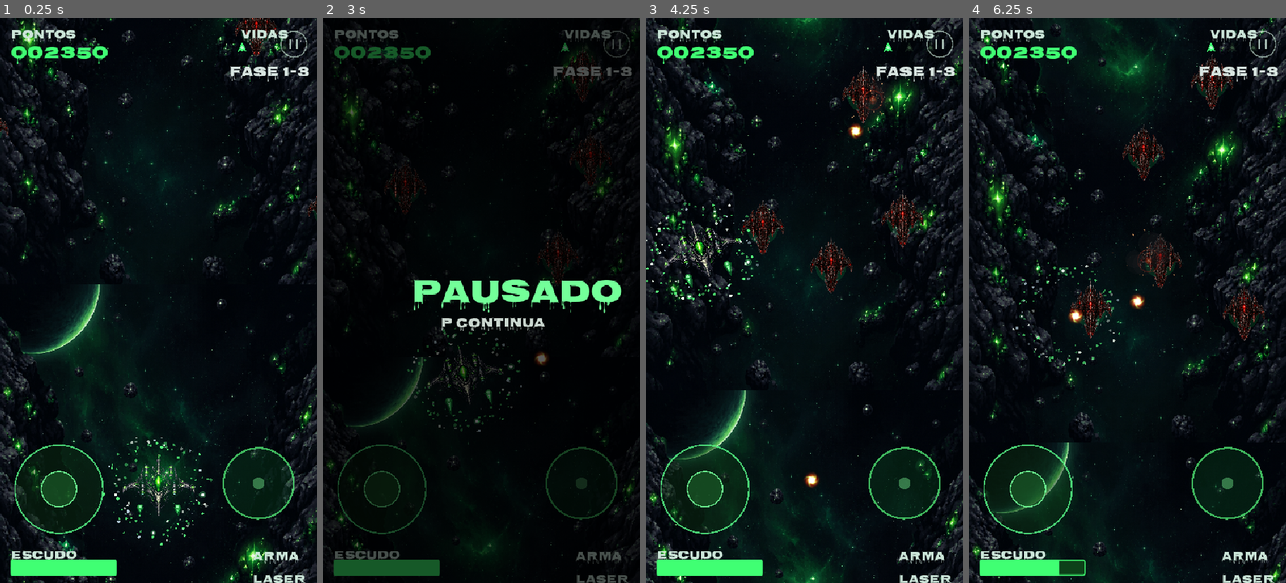
Above: before the commit, frames 1-4 (left to right).
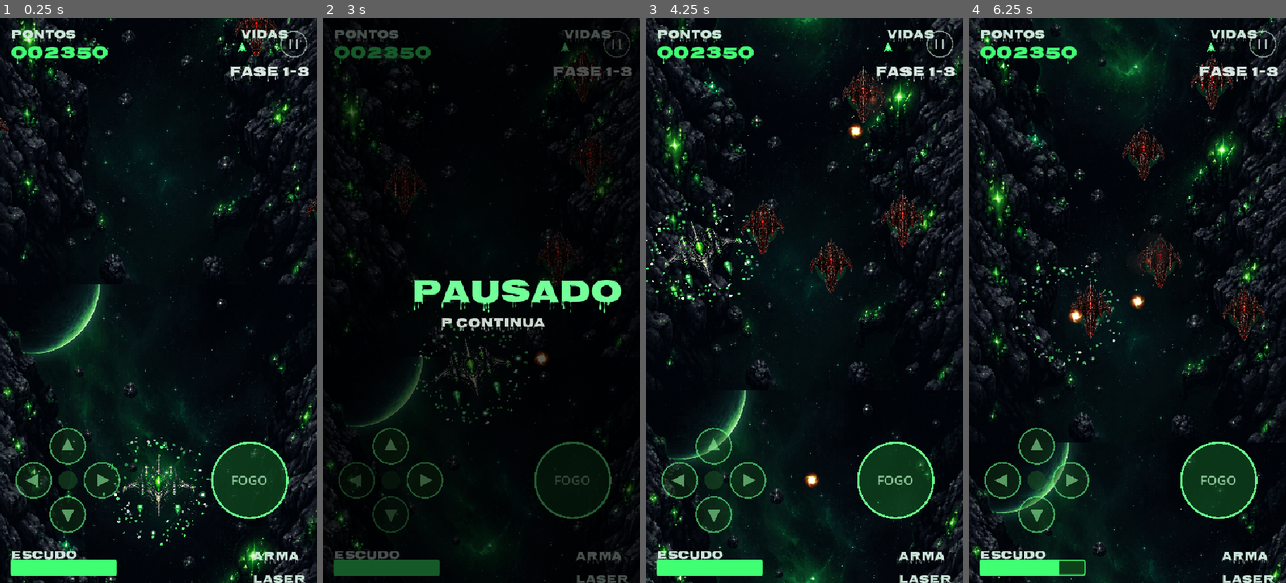
Above: after the commit, the same moments.

Repository: 4frogo/alien-field
Game: Godot game, scene res://scenes/Main.tscn
The game is run twice, just before and just after one commit, with the same random seed, the same clock (stepped at 60 frames per second) and the same inputs.
Inputs (mouse positions are in pixels of both pictures, inside the frame that each line leads up to):
- Up to frame 1 (0.25 s): no input
- Up to frame 2 (3 s): tap Enter at 0.5 s; move the mouse to (551, 272) at 0.52 s; hold D 0.53-1.25 s; tap P at 0.6 s; click (551, 272) at 0.67 s; drag from (418, 328) to (465, 413) at 1.27 s; move the mouse to (513, 176) at 2.02 s; hold D 2.03-2.75 s; hold Enter 2.03-2.75 s; drag from (465, 413) to (386, 215) at 2.77 s
- Up to frame 3 (4.25 s): move the mouse to (899, 385) at 3.52 s; hold A from 3.53 s (still down); tap P at 3.6 s
- Up to frame 4 (6.25 s): release A at 4.25 s; drag from (1032, 215) to (1079, 159) at 4.27 s; move the mouse to (1143, 300) at 5.02 s; hold S 5.03-5.75 s; hold Enter 5.03-5.75 s; click (1143, 300) at 5.17 s; drag from (1079, 159) to (1064, 328) at 5.77 s

The runs differ from the first frame. In frame 1, 3.6% of the frame differs, in the area x 4-93%, y 72-92%; in frame 2, 2.4%; in frame 3, 3.4%; in frame 4, 3.8%.

Commit message:
Mobile: direcional + botao FOGO embaixo

Diff:
--- a/scripts/touch_controls.gd
+++ b/scripts/touch_controls.gd
@@ -1,14 +1,15 @@
 extends Node2D
-# Controles touch: analogico esquerda move, circulo verde direita atira
+# Controles touch: direcional embaixo-esquerda + botao FOGO embaixo-direita
 
 var player: Node2D = null
 var main_ref: Node = null
-var joy_base := Vector2(100, 800)
-var joy_pos := Vector2(100, 800)
-var joy_r := 75.0
-var joy_id := -1
-var fire_center := Vector2(440, 790)
-var fire_r := 60.0
+var pad_center := Vector2(115, 785)
+var pad_braco := 58.0
+var pad_morto := 26.0
+# indice do toque -> direcao que ele segura
+var toques_dir := {}
+var fire_center := Vector2(425, 785)
+var fire_r := 64.0
 var fire_ids := {}
 var pause_center := Vector2(500, 44)
 var pause_r := 34.0
@@ -16,50 +17,87 @@
 func _process(_delta: float) -> void:
 	queue_redraw()
 
+func _direcao_de(p: Vector2) -> Vector2:
+	var d := p - pad_center
+	var out := Vector2.ZERO
+	if absf(d.x) > pad_morto:
+		out.x = 1.0 if d.x > 0 else -1.0
+	if absf(d.y) > pad_morto:
+		out.y = 1.0 if d.y > 0 else -1.0
+	return out
+
+func _atualiza_analog() -> void:
+	var soma := Vector2.ZERO
+	for k in toques_dir:
+		soma += toques_dir[k]
+	if player != null:
+		player.set("analog", soma.limit_length(1.0))
+
 func _input(event: InputEvent) -> void:
 	if not visible or player == null:
 		return
 	if event is InputEventScreenTouch:
 		var p: Vector2 = event.position
 		if event.pressed:
-			if joy_id < 0 and p.distance_to(joy_base) < 115.0:
-				joy_id = event.index
-				_atualiza_knob(p)
-			elif p.distance_to(fire_center) < 100.0:
+			if p.x < 270.0 and p.y > 600.0:
+				var d := _direcao_de(p)
+				if d != Vector2.ZERO or p.distance_to(pad_center) < pad_braco + 45.0:
+					toques_dir[event.index] = d
+					_atualiza_analog()
+			elif p.distance_to(fire_center) < 105.0:
 				fire_ids[event.index] = true
 				player.set("fogo_touch", true)
 			elif p.distance_to(pause_center) < 55.0:
 				if main_ref != null and main_ref.has_method("_alternar_pause"):
 					main_ref.call("_alternar_pause")
 		else:
-			if event.index == joy_id:
-				joy_id = -1
-				joy_pos = joy_base
-				player.set("analog", Vector2.ZERO)
+			if toques_dir.has(event.index):
+				toques_dir.erase(event.index)
+				_atualiza_analog()
 			if fire_ids.has(event.index):
 				fire_ids.erase(event.index)
 				if fire_ids.is_empty():
 					player.set("fogo_touch", false)
 	elif event is InputEventScreenDrag:
-		if event.index == joy_id:
-			_atualiza_knob(event.position)
+		if toques_dir.has(event.index):
+			toques_dir[event.index] = _direcao_de(event.position)
+			_atualiza_analog()
 
-func _atualiza_knob(p: Vector2) -> void:
-	var off := (p - joy_base).limit_length(joy_r)
-	joy_pos = joy_base + off
-	player.set("analog", off / joy_r)
+func _botao_dir(c: Vector2, r: float, ativa: bool, seta: Vector2) -> void:
+	draw_circle(c, r, Color(0.08, 0.25, 0.1, 0.75 if ativa else 0.4))
+	draw_arc(c, r, 0, TAU, 28, Color(0.4, 1.0, 0.55, 1.0 if ativa else 0.6), 2.5)
+	var ponta := c + seta * (r * 0.45)
+	var base := c - seta * (r * 0.25)
+	var per := Vector2(-seta.y, seta.x) * r * 0.35
+	var cor := Color(0.6, 1.0, 0.65, 1.0 if ativa else 0.55)
+	draw_colored_polygon(PackedVector2Array([ponta, base + per, base - per]), cor)
 
 func _draw() -> void:
-	# analogico
-	draw_circle(joy_base, joy_r, Color(0.05, 0.2, 0.08, 0.45))
-	draw_arc(joy_base, joy_r, 0, TAU, 40, Color(0.35, 1.0, 0.55, 0.8), 2.5)
-	draw_circle(joy_pos, 30.0, Color(0.1, 0.35, 0.15, 0.7))
-	draw_arc(joy_pos, 30.0, 0, TAU, 32, Color(0.45, 1.0, 0.6, 0.9), 2.0)
-	# circulo de tiro (acende ao segurar)
+	var cima := Vector2.ZERO
+	var baixo := Vector2.ZERO
+	var esq := Vector2.ZERO
+	var dirc := Vector2.ZERO
+	for k in toques_dir:
+		var d: Vector2 = toques_dir[k]
+		if d.y < 0:
+			cima = Vector2(0, -1)
+		if d.y > 0:
+			baixo = Vector2(0, 1)
+		if d.x < 0:
+			esq = Vector2(-1, 0)
+		if d.x > 0:
+			dirc = Vector2(1, 0)
+	_botao_dir(pad_center + Vector2(0, -pad_braco), 30.0, cima != Vector2.ZERO, Vector2(0, -1))
+	_botao_dir(pad_center + Vector2(0, pad_braco), 30.0, baixo != Vector2.ZERO, Vector2(0, 1))
+	_botao_dir(pad_center + Vector2(-pad_braco, 0), 30.0, esq != Vector2.ZERO, Vector2(-1, 0))
+	_botao_dir(pad_center + Vector2(pad_braco, 0), 30.0, dirc != Vector2.ZERO, Vector2(1, 0))
+	draw_circle(pad_center, 16.0, Color(0.1, 0.3, 0.14, 0.6))
+	# botao de tiro
 	var atirando := not fire_ids.is_empty()
-	draw_circle(fire_center, fire_r, Color(0.1, 0.8, 0.3, 0.35 if atirando else 0.12))
-	draw_arc(fire_center, fire_r, 0, TAU, 40, Color(0.35, 1.0, 0.5, 1.0 if atirando else 0.7), 3.0)
-	draw_circle(fire_center, 10.0, Color(0.5, 1.0, 0.6, 0.9 if atirando else 0.4))
+	draw_circle(fire_center, fire_r, Color(0.1, 0.5, 0.18, 0.75 if atirando else 0.4))
+	draw_arc(fire_center, fire_r, 0, TAU, 44, Color(0.4, 1.0, 0.55, 1.0), 3.5)
+	var fnt := ThemeDB.fallback_font
+	draw_string(fnt, fire_center + Vector2(-32, 8), "FOGO", HORIZONTAL_ALIGNMENT_LEFT, -1, 22, Color(0.75, 1.0, 0.8, 1.0 if atirando else 0.7))
 	# pausa
 	draw_arc(pause_center, 22.0, 0, TAU, 28, Color(0.7, 0.8, 0.75, 0.7), 2.0)
 	draw_line(pause_center + Vector2(-6, -8), pause_center + Vector2(-6, 8), Color(0.8, 0.9, 0.85, 0.8), 3.0)
Not shown, changed: docs/index.html
Not shown, changed: docs/index.pck
